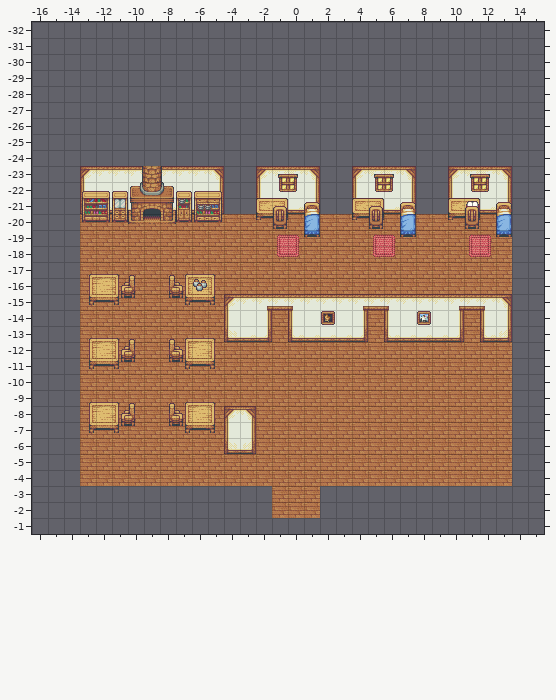
Tiled map (JSON): client/maps/Sleeping Boar Inn.json. Above is the file before it was changed.
Cells are 16x16 px. Shown: x -16..15, y -32..-1. The commit also replaced the tileset; all pictures use the new one.
The result:
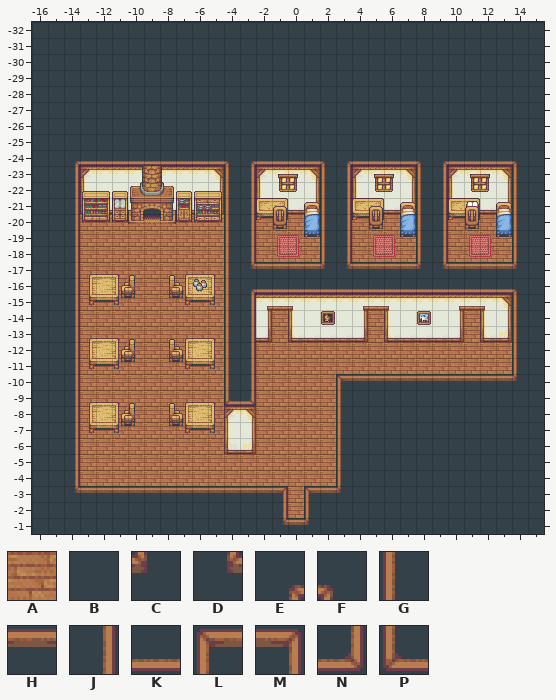
Key: from "tileset": A 5568, B 11377, C 11378, D 11379, E 11381, F 11385, G 11488, H 11492, J 11591, K 11595, L 11601, M 11698, N 11700, P 11702.
_ is an empty cell.
Tiles replaced or removed in this view: A.
From old to new:
Changed rows in their new state; . is an unchanged cell.
Layer "Flooring":
first column x 3:
-10 ___________
 -9 ___________
 -8 ___________
 -7 ___________
 -6 ___________
 -5 ___________
 -4 ___________
Layer "Roof":
first column x -16:
-32 BBBBBBBBBBBBBBBBBBBBBBBBBBBBBBBB
-31 BBBBBBBBBBBBBBBBBBBBBBBBBBBBBBBB
-30 BBBBBBBBBBBBBBBBBBBBBBBBBBBBBBBB
-29 BBBBBBBBBBBBBBBBBBBBBBBBBBBBBBBB
-28 BBBBBBBBBBBBBBBBBBBBBBBBBBBBBBBB
-27 BBBBBBBBBBBBBBBBBBBBBBBBBBBBBBBB
-26 BBBBBBBBBBBBBBBBBBBBBBBBBBBBBBBB
-25 BBBBBBBBBBBBBBBBBBBBBBBBBBBBBBBB
-24 BBEKKKKKKKKKFEKKKKFEKKKKFEKKKKFB
-23 BBJ.........GJ....GJ....GJ....GB
-22 BBJ.........GJ....GJ....GJ....GB
-21 BBJ.........GJ....GJ....GJ....GB
-20 BBJ.........GJ....GJ....GJ....GB
-19 BBJ.........GJ....GJ....GJ....GB
-18 BBJ.........GJ....GJ....GJ....GB
-17 BBJ.........GDH.HHCDH.HHCDH.HHCB
-16 BBJ.........GEK.KKKKK.KKKKK.KKFB
-15 BBJ.........GJ................GB
-14 BBJ.........GJ................GB
-13 BBJ.........GJ................GB
-12 BBJ.........GJ................GB
-11 BBJ.........GJ................GB
-10 BBJ.........GJ.....LHHHHHHHHHHCB
 -9 BBJ.........PN.....GBBBBBBBBBBBB
 -8 BBJ................GBBBBBBBBBBBB
 -7 BBJ................GBBBBBBBBBBBB
 -6 BBJ................GBBBBBBBBBBBB
 -5 BBJ................GBBBBBBBBBBBB
 -4 BBJ................GBBBBBBBBBBBB
 -3 BBDHHHHHHHHHHHHM.LHCBBBBBBBBBBBB
 -2 BBBBBBBBBBBBBBBJ.GBBBBBBBBBBBBBB
 -1 BBBBBBBBBBBBBBBDHCBBBBBBBBBBBBBB
Layer "Roof NoCollisions":
first column x -1:
-17 H.....H.....H
-16 K.....K.....K
Changed places in both pictures, as pixel boxes (x1, y1, x2, y2):
changed: (32, 22, 544, 534)
